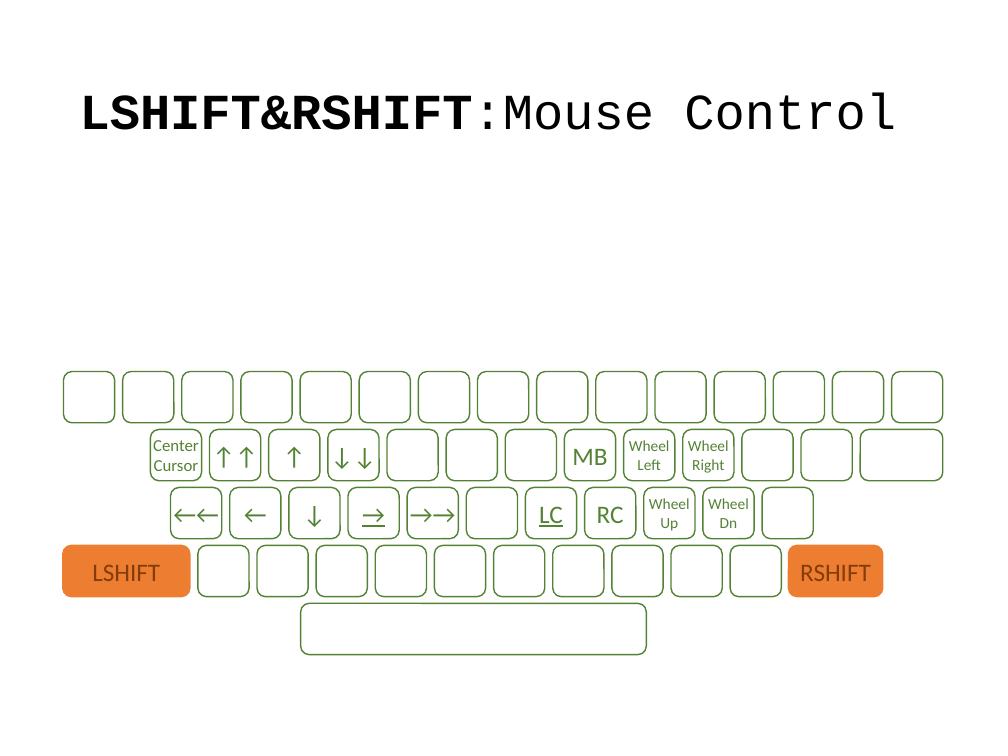
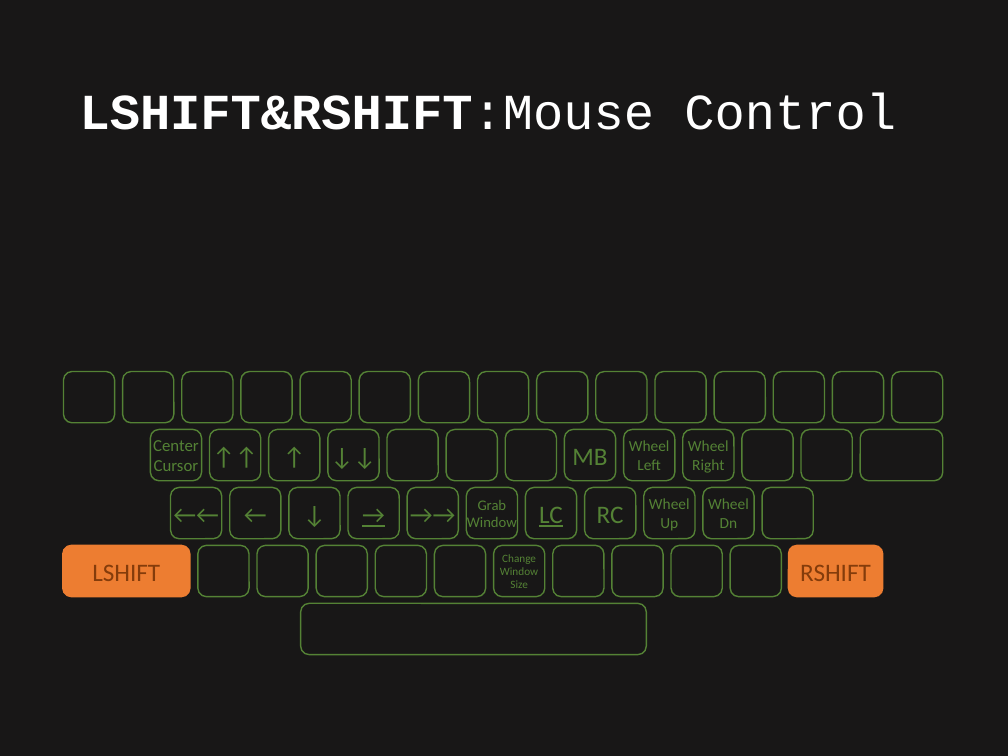
Before and after one commit to ittooo66/myAHK, a slide deck: slide 8 of MANUAL.pptx. Drawn at 1008x756 pixels with LibreOffice and Linux fonts; fonts in the diff are those of the drawing. Boxes give left, top, right and bottom in pixels: in the first picture for what was removed or moved away, otherwise in the second. Text is boxed around its words. In the diff, an @@ line names an element or a change of style, - is before the commit and + after.

```diff
--- a/MANUAL.pptx
+++ b/MANUAL.pptx
@@ background #FFFFFF to #181717 @@
@@ title "LSHIFT&RSHIFT:Mouse Control" at box(80, 93, 896, 130): text colour #000000 to #FFFFFF @@
@@ text in rounded rectangle at box(467, 500, 517, 532): text added @@
+Grab
+Window
@@ text in rounded rectangle at box(500, 554, 538, 588): text added @@
+Change
+Window
+Size
```
Also in this commit, not shown: 11 other slides changed.
